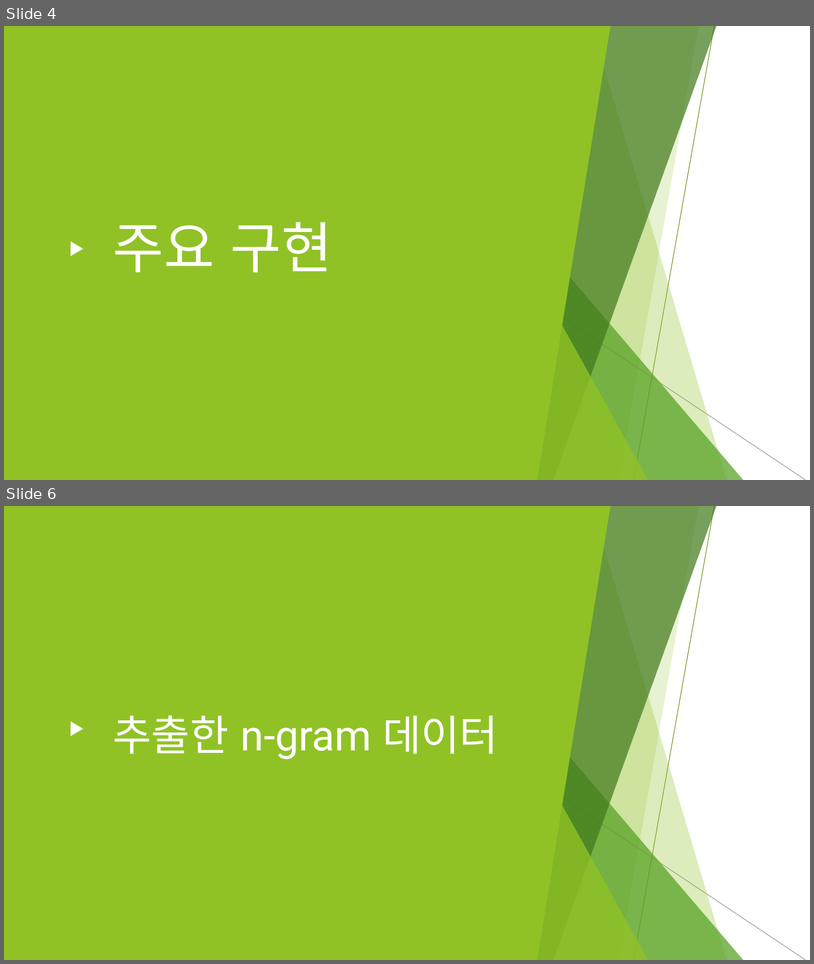
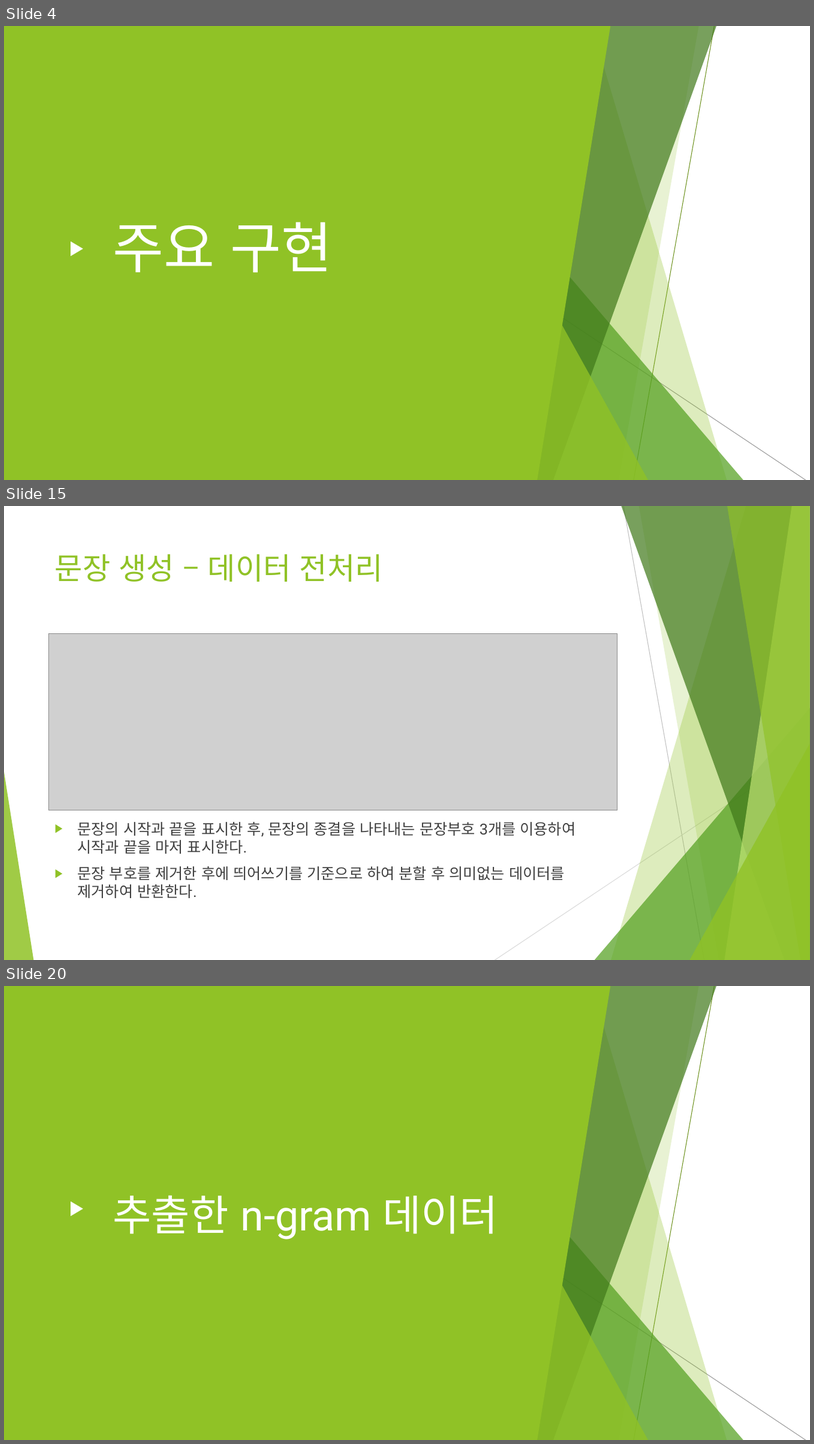
Before and after one commit to ghyeon0/BigData_Homework, a slide deck: HW4/HW4_renew/final_report.pptx. Shown one above the other, each under a label of ours: slides 4 and 6 before the commit, slides 4, 15 and 20 after it; the slides between them are not shown. The pictures are 814x964 and 814x1444 pixels, drawn with LibreOffice and Linux fonts; fonts in the diff are those of the drawing; grey boxes stand for pictures. Boxes give left, top, right and bottom in pixels: in the first picture for what was removed or moved away, otherwise in the second. Text is boxed around its words. In the diff, an @@ line names an element or a change of style, - is before the commit and + after.

```diff
--- a/HW4/HW4_renew/final_report.pptx
+++ b/HW4/HW4_renew/final_report.pptx
@@ slide 15 added at bbox=[4, 506, 810, 960], background #FFFFFF; not listed: 8 template elements that a slide beside it also shows @@
@@ line added from (624, 506) to (705, 960), #BFBFBF 0.75 pt @@
@@ title added at bbox=[55, 554, 383, 582], 36 pt, text #90C226 @@
+문장 생성 – 데이터 전처리
@@ picture added at bbox=[49, 634, 617, 810] @@
@@ line added from (810, 750) to (495, 960), #D9D9D9 0.75 pt @@
@@ text added at bbox=[78, 822, 576, 898], 18 pt, text #404040 @@
+▶ 문장의 시작과 끝을 표시한 후, 문장의 종결을 나타내는 문장부호 3개를 이용하여 시작과 끝을 마저 표시한다.
+▶ 문장 부호를 제거한 후에 띄어쓰기를 기준으로 하여 분할 후 의미없는 데이터를 제거하여 반환한다.
@@ what was slide 6 is now slide 20 @@
```
Also in this commit, not shown: 3 slides changed, 14 other slides added, 1 slide removed, 2 other files.
